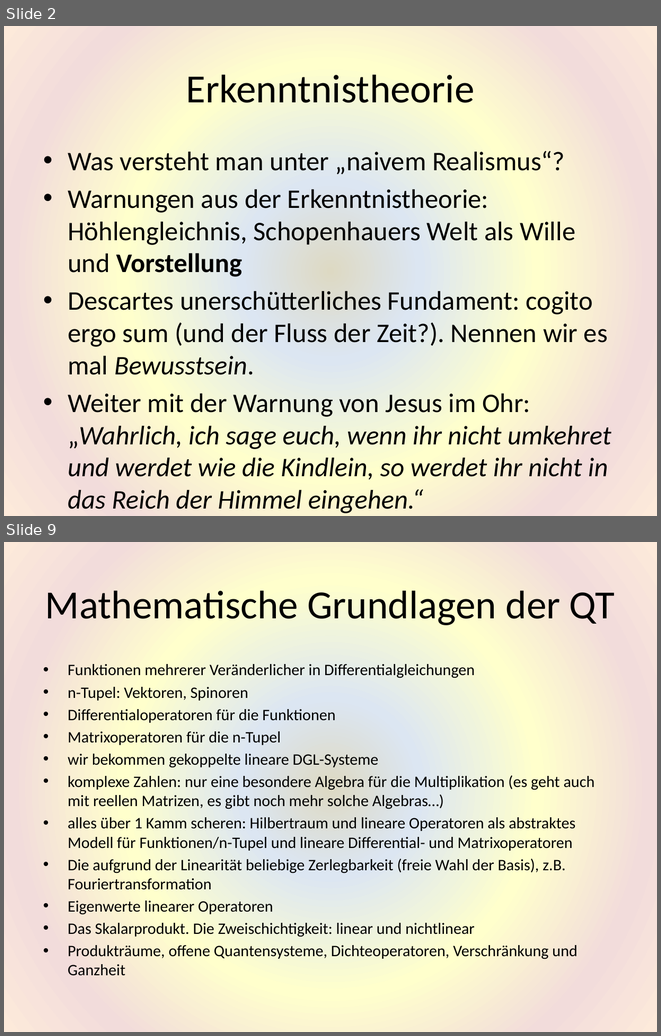
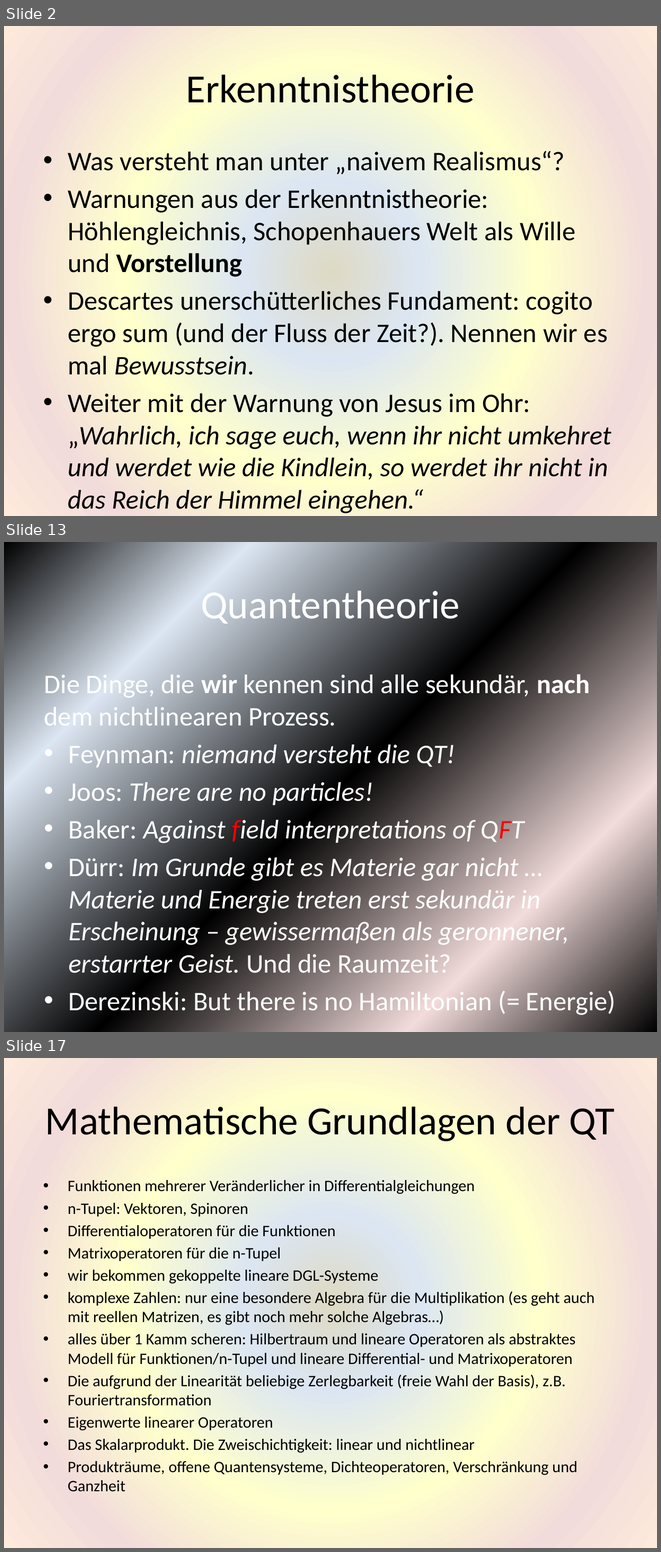
Before and after one commit to HaraldRieder/Physikalismus, a slide deck: Philosophie.pptx. Shown one above the other, each under a label of ours: slides 2 and 9 before the commit, slides 2, 13 and 17 after it; the slides between them are not shown. The pictures are 661x1036 and 661x1552 pixels, drawn with LibreOffice and Linux fonts; fonts in the diff are those of the drawing. Boxes give left, top, right and bottom in pixels: in the first picture for what was removed or moved away, otherwise in the second. Text is boxed around its words. In the diff, an @@ line names an element or a change of style, - is before the commit and + after.

```diff
--- a/Philosophie.pptx
+++ b/Philosophie.pptx
@@ slide 13 added at [4,542,657,1032], background gradient #000000 to #DCE6F2 to #F2DCDB @@
@@ title added at [201,585,459,627], 44 pt, text #FFFFFF @@
+Quantentheorie
@@ text added at [44,674,616,1016], 29.6 pt, text #FFFFFF, italic @@
+Die Dinge, die wir kennen sind alle sekundär, nach dem nichtlinearen Prozess.
+• Feynman: niemand versteht die QT!
+• Joos: There are no particles!
+• Baker: Against field interpretations of QFT
+• Dürr: Im Grunde gibt es Materie gar nicht … Materie und Energie treten erst sekundär in Erscheinung – gewissermaßen als geronnener, erstarrter Geist. Und die Raumzeit?
+• Derezinski: But there is no Hamiltonian (= Energie)
@@ what was slide 9 is now slide 17 @@
```
Also in this commit, not shown: 5 slides changed, 9 other slides added, 2 slides removed.
